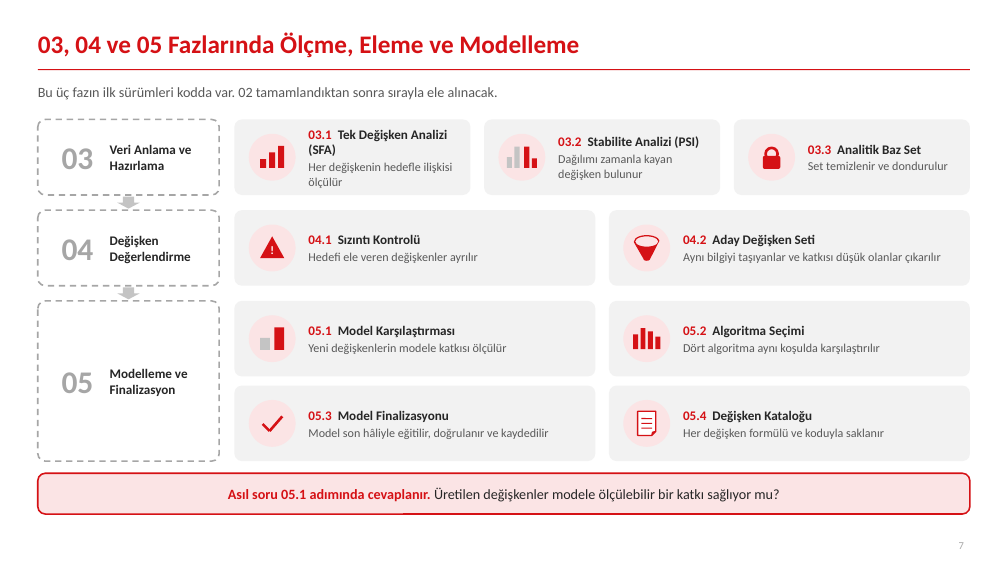
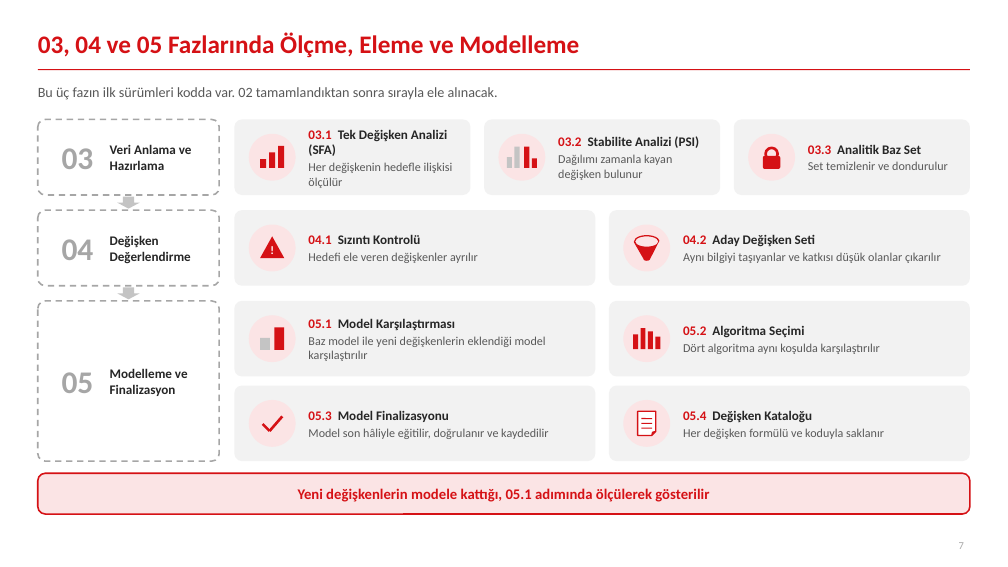
Before and after one commit to canmergen/amp, a slide deck: slide 7 of analitik_modelleme_platformu_GUNCEL/sunum/Platform_Sunum_Sade.pptx. Drawn at 1008x567 pixels with LibreOffice and Linux fonts; fonts in the diff are those of the drawing. Boxes give left, top, right and bottom in pixels: in the first picture for what was removed or moved away, otherwise in the second. Text is boxed around its words. In the diff, an @@ line names an element or a change of style, - is before the commit and + after.

```diff
--- a/analitik_modelleme_platformu_GUNCEL/sunum/Platform_Sunum_Sade.pptx
+++ b/analitik_modelleme_platformu_GUNCEL/sunum/Platform_Sunum_Sade.pptx
@@ text at [308, 336, 546, 361]: text changed @@
-Yeni değişkenlerin modele katkısı ölçülür
+Baz model ile yeni değişkenlerin eklendiği model karşılaştırılır
@@ text at [298, 488, 709, 502]: text changed; size 13.5 to 14 pt; text colour #262626 to #D51115; bold on @@
-Asıl soru 05.1 adımında cevaplanır. Üretilen değişkenler modele ölçülebilir bir katkı sağlıyor mu?
+Yeni değişkenlerin modele kattığı, 05.1 adımında ölçülerek gösterilir
```
Also in this commit, not shown: 4 other slides changed, 1 slide added, 1 slide removed, 3 other files.
